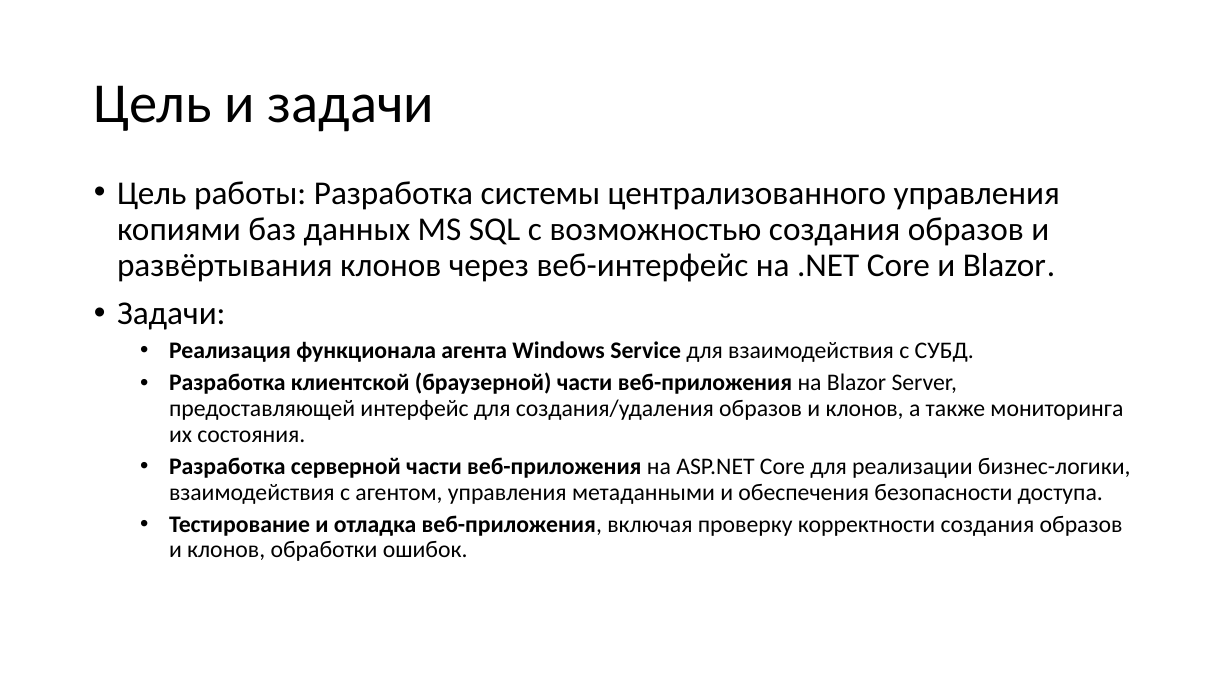
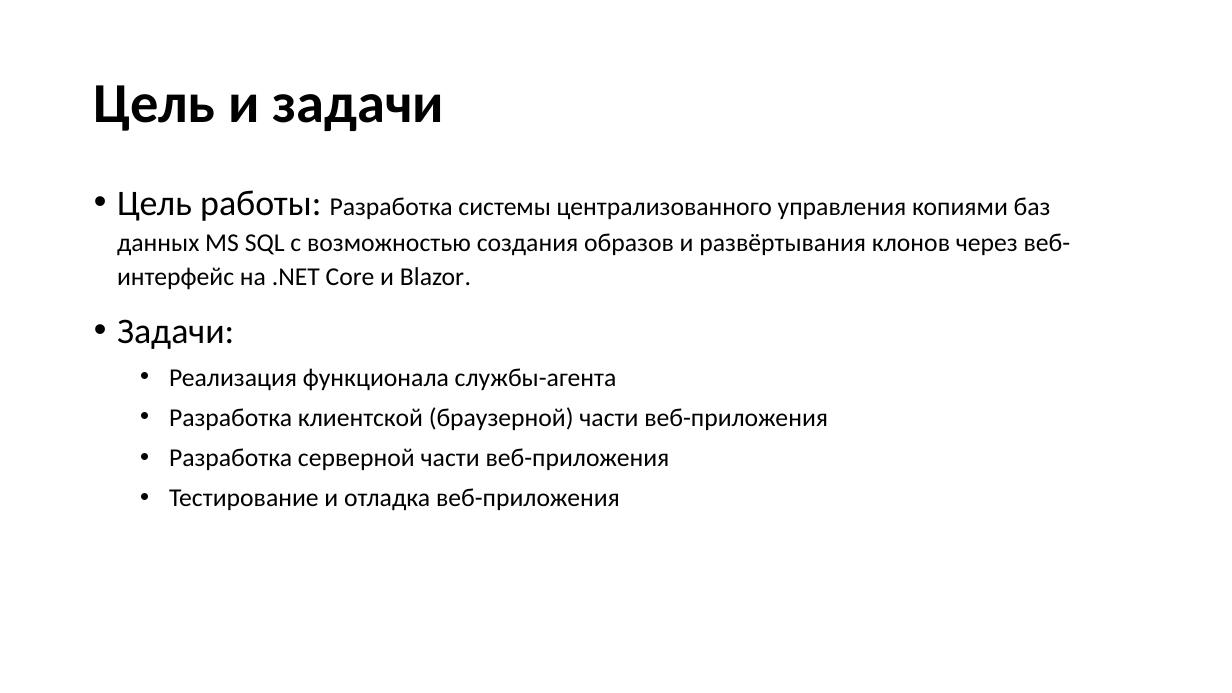
Before and after one commit to Hansola1/VKI, a slide deck: slide 3 of Диплом/Бородина_Анастасия_Владимировна_2207Д2.pptx. Drawn at 1232x693 pixels with LibreOffice and Linux fonts; fonts in the diff are those of the drawing. Boxes give left, top, right and bottom in pixels: in the first picture for what was removed or moved away, otherwise in the second. Text is boxed around its words. In the diff, an @@ line names an element or a change of style, - is before the commit and + after.

```diff
--- a/Диплом/Бородина_Анастасия_Владимировна_2207Д2.pptx
+++ b/Диплом/Бородина_Анастасия_Владимировна_2207Д2.pptx
@@ title "Цель и задачи" at (94,85,445,131): bold on @@
@@ text at (117,190,1071,349): size 25.9 to 28 pt in "Цель работы:", "Задачи:"; size 25.9 to 20 pt in "Разработка системы централизованного управления копиями баз  ..."; line spacing 0.9 to 1.1 @@
@@ text at (169,368,828,511): text changed; size 18.5 to 20 pt @@
-  • Реализация функционала агента Windows Service для взаимодействия с СУБД.
-  • Разработка клиентской (браузерной) части веб-приложения на Blazor Server, предоставляющей интерфейс для создания/удаления образов и клонов, а также мониторинга их состояния.
-  • Разработка серверной части веб-приложения на ASP.NET Core для реализации бизнес-логики, взаимодействия с агентом, управления метаданными и обеспечения безопасности доступа.
-  • Тестирование и отладка веб-приложения, включая проверку корректности создания образов и клонов, обработки ошибок.
+  • Реализация функционала службы-агента
+  • Разработка клиентской (браузерной) части веб-приложения
+  • Разработка серверной части веб-приложения
+  • Тестирование и отладка веб-приложения
```
Also in this commit, not shown: 5 other slides changed, 1 slide added, 1 slide removed, 1 other file.
